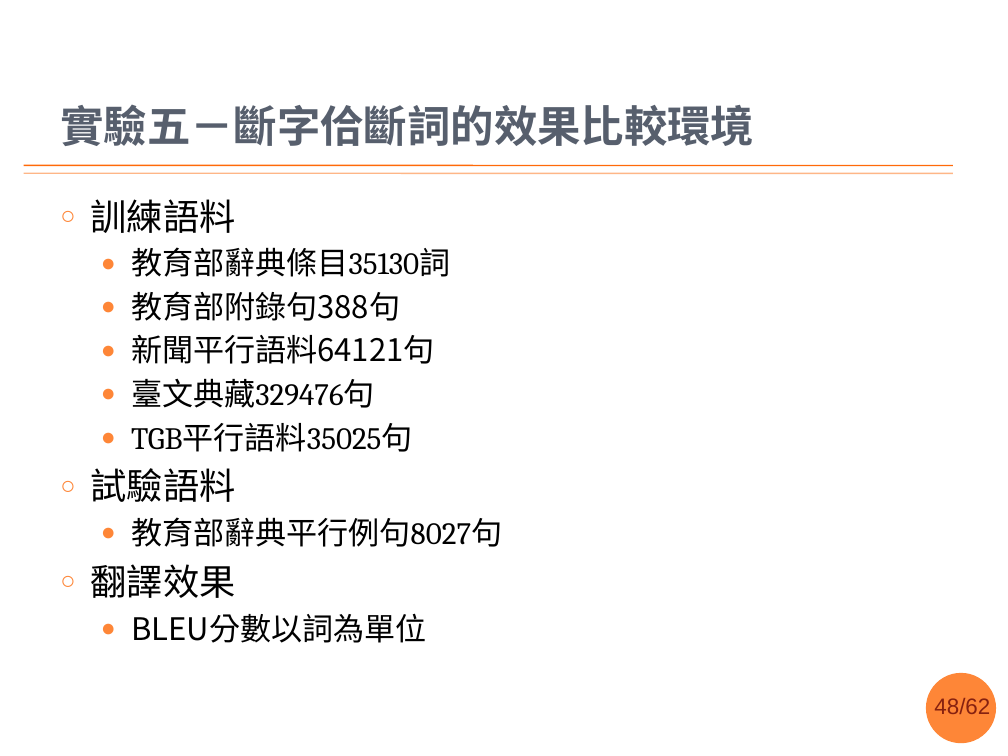
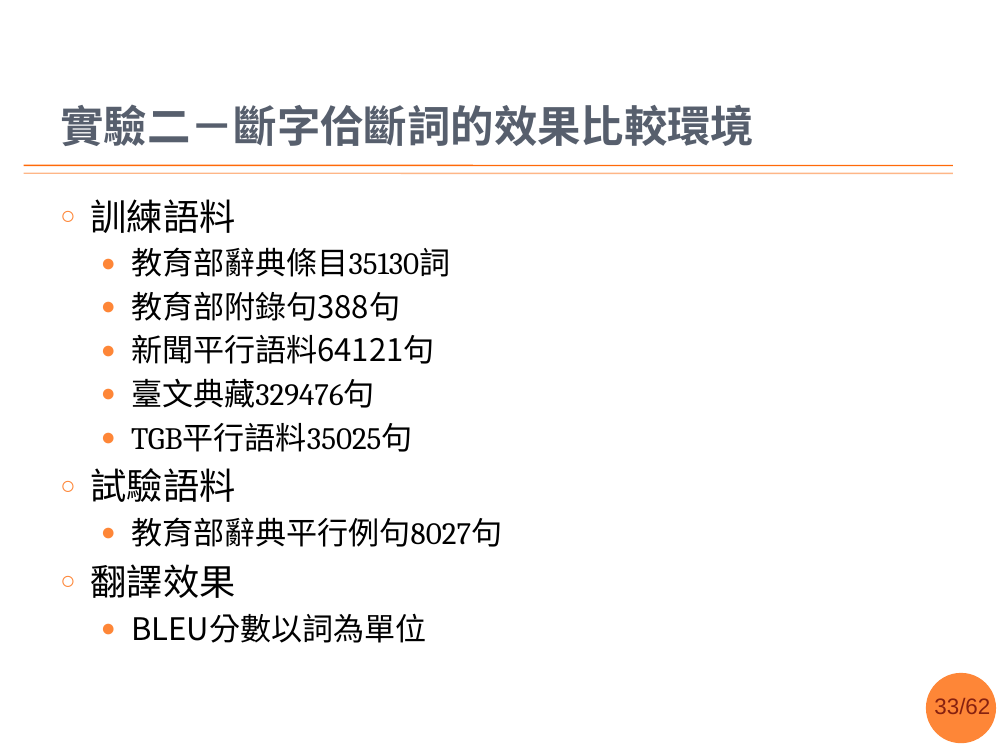
Before and after one commit to sih4sing5hong5/po3-ko3_tau5-iann2-phinn3, a slide deck: slide 33 of 翻譯報告.pptx (slide 48 before the commit). Drawn at 1008x756 pixels with LibreOffice and Linux fonts; fonts in the diff are those of the drawing; background and template pictures are left out. Boxes give left, top, right and bottom in pixels: in the first picture for what was removed or moved away, otherwise in the second. Text is boxed around its words. In the diff, an @@ line names an element or a change of style, - is before the commit and + after.

```diff
--- a/翻譯報告.pptx
+++ b/翻譯報告.pptx
@@ title at [60, 105, 754, 146]: text changed @@
-實驗五－斷字佮斷詞的效果比較環境
+實驗二－斷字佮斷詞的效果比較環境
@@ page number at [934, 698, 990, 714]: text changed @@
-48/62
+33/62
```
Also in this commit, not shown: 12 other slides changed, 1 other file.
